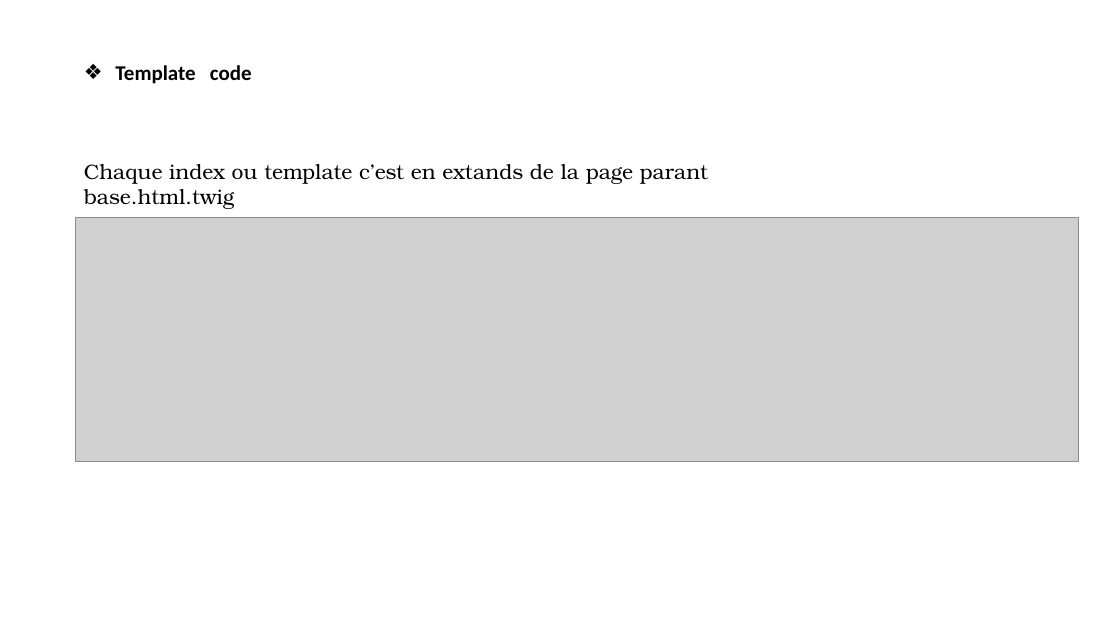
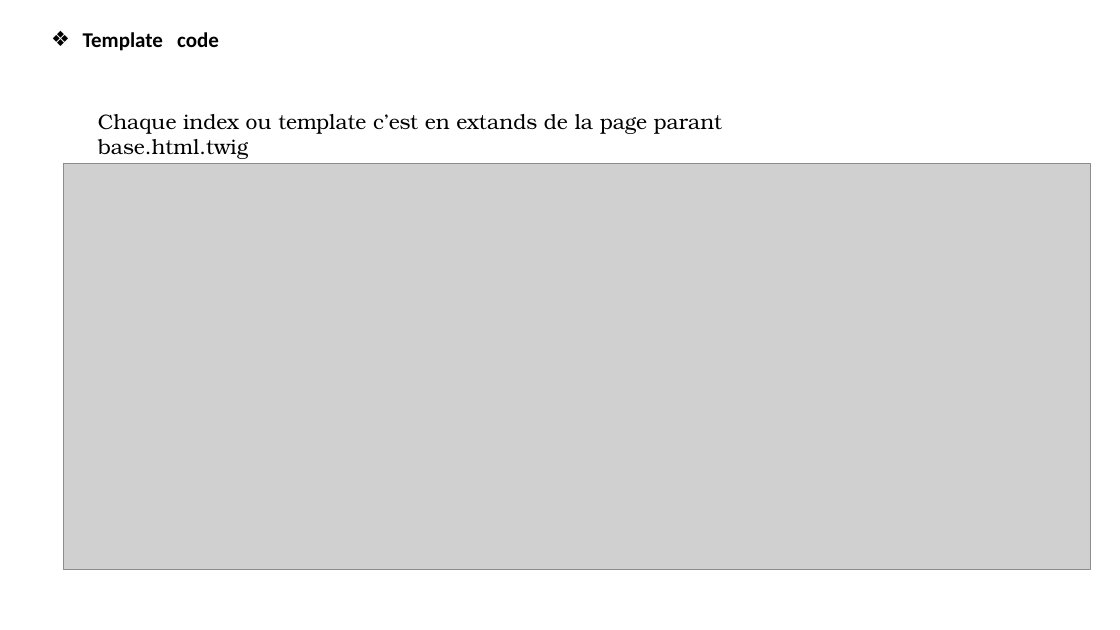
Before and after one commit to Tablieh/my_project_final, a slide deck: slide 14 of Mon PROJET APPLICATION WEB.pptx (slide 17 before the commit). Drawn at 1120x630 pixels with LibreOffice and Linux fonts; fonts in the diff are those of the drawing; grey boxes stand for pictures; background and template pictures are left out. Boxes give left, top, right and bottom in pixels: in the first picture for what was removed or moved away, otherwise in the second. Text is boxed around its words. In the diff, an @@ line names an element or a change of style, - is before the commit and + after.

```diff
--- a/Mon PROJET APPLICATION WEB.pptx
+++ b/Mon PROJET APPLICATION WEB.pptx
@@ text "Template code": place and size @@
-text "Template code" at bbox=[115, 65, 252, 84]
+text "Template code" at bbox=[83, 32, 219, 51]
@@ text "Chaque index ou template c’est ...": place and size @@
-text "Chaque index ou template c’est ..." at bbox=[84, 164, 708, 209]
+text "Chaque index ou template c’est ..." at bbox=[98, 114, 722, 159]
@@ picture: place and size @@
-picture at bbox=[76, 218, 1079, 461]
+picture at bbox=[64, 163, 1091, 569]
```
Also in this commit, not shown: 10 other slides changed, 3 slides added, 2 slides removed, 4 other files.
